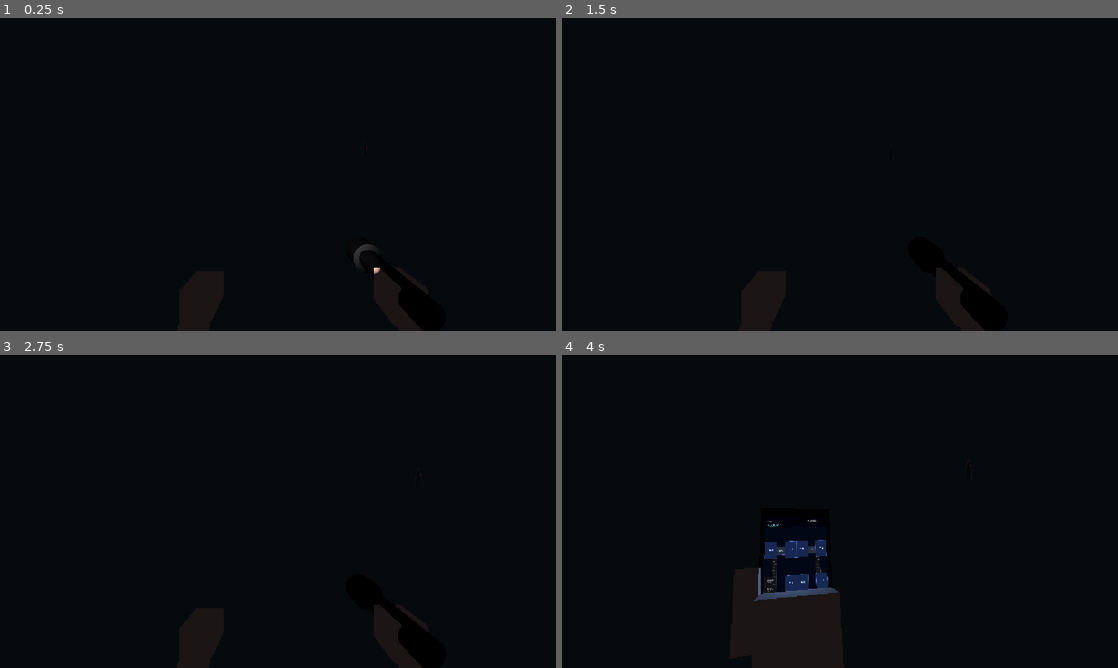
Above: before the commit, frames 1-4 (two rows, left to right).
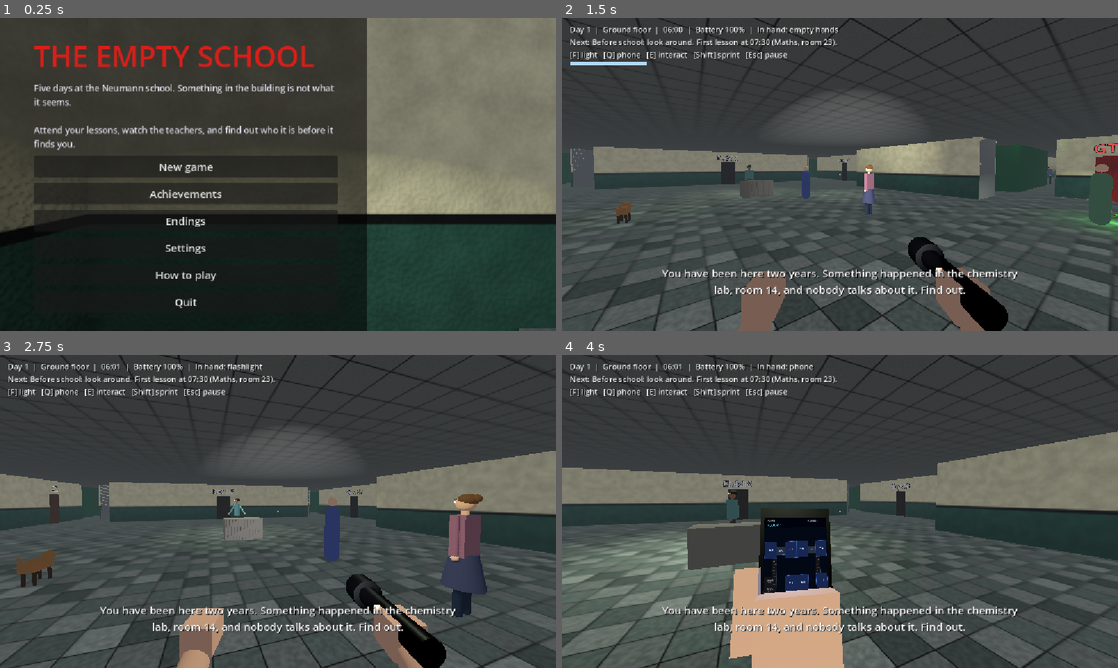
Above: after the commit, the same moments.

Repository: CsPS0/Neumann-Survival-Week
Game: Godot game, scene res://scenes/main.tscn
The game is run twice, just before and just after one commit, with the same random seed, the same clock (stepped at 60 frames per second) and the same inputs.
Inputs (mouse positions are in pixels of both pictures, inside the frame that each line leads up to):
- Up to frame 1 (0.25 s): no input
- Up to frame 2 (1.5 s): click (745, 168) at 0.5 s, where only the run after the commit has a clickable "New game"; tap Enter at 1.25 s; move the mouse to (867, 174) at 1.27 s; hold W (move_forward) from 1.28 s (still down); hold F (flashlight) from 1.28 s (still down)
- Up to frame 3 (2.75 s): keep holding W (move_forward); move the mouse to (250, 511) at 2.02 s; release F (flashlight) at 2.03 s; tap E (interact) at 2.1 s
- Up to frame 4 (4 s): keep holding W (move_forward); move the mouse to (851, 505) at 2.77 s; hold Q (phone) 2.78-3.53 s; move the mouse to (834, 517) at 3.52 s; tap Right (phone_floor_next) at 3.6 s

The runs differ from the first frame. In frame 1, 75% of the frame differs, in the area x 0-100%, y 0-100%; in frame 2, 98%; in frame 3, 98%; in frame 4, 96%.
Error before the commit: Parse Error: Preload file "res://scripts/staff.gd" does not exist. (res://scripts/teacher_npc.gd:6)

Commit message:
Let HORROR-GAME run from a fresh clone without staff.gd
staff_manager.gd and teacher_npc.gd preloaded the gitignored
scripts/staff.gd, so a clone failed to parse. They now get the roster
through staff_source.gd, which uses staff.gd when present and falls
back to the committed staff_placeholder.gd (invented names only).

The root .gitignore now lets HORROR-GAME/textures/*.jpg through, since
the game loads those textures at runtime.

Diff:
--- a/HORROR-GAME/scripts/staff_manager.gd
+++ b/HORROR-GAME/scripts/staff_manager.gd
@@ -3,7 +3,7 @@
 ## school days (before school, in lessons, in breaks). Lessons: the teacher of each nearby class stands in that class's
 ## room (the class's homeroom teacher where it has one). Breaks: each walks one corridor polyline. They never talk.
 
-const Staff := preload("res://scripts/staff.gd")
+static var Staff: GDScript = preload("res://scripts/staff_source.gd").roster()
 const Classes := preload("res://scripts/classes.gd")
 const FloorData := preload("res://scripts/floor_data.gd")
 const Lessons := preload("res://scripts/lessons.gd")
@@ -146,7 +146,7 @@
 
 ## The homeroom teacher of the class (or a random roster person) not used yet: [name, role label].
 func _person_for(class_id: String, used: Dictionary, rng: RandomNumberGenerator) -> Array:
-	var who := Staff.homeroom_teacher(class_id)
+	var who: String = Staff.homeroom_teacher(class_id)
 	if who == "" or used.has(who):
 		var pool: Array = []
 		for p: Array in Staff.ROSTER:
--- /dev/null
+++ b/HORROR-GAME/scripts/staff_placeholder.gd
@@ -0,0 +1,47 @@
+extends RefCounted
+## Stand-in for the gitignored scripts/staff.gd (see scripts/staff_source.gd). Every name here is invented and shares no
+## surname with the suspects in lessons.gd. Same shape as the real file: [name, role, subjects, homeroom class].
+
+const ROSTER := [
+	["Bárdos Kinga", "director", "matematika", ""],
+	["Csányi Lőrinc", "deputy", "angol nyelv", ""],
+	["Dombi Réka", "deputy", "magyar nyelv, irodalom", ""],
+	["Erdős Tamás", "specialist", "szakmai tárgyak", "11.a"],
+	["Gombos Viola", "specialist", "szakmai tárgyak", "9.c"],
+	["Hegyi Áron", "specialist", "szakmai tárgyak", ""],
+	["Juhász Nóra", "teacher", "történelem", "10.b"],
+	["Kende Balázs", "teacher", "fizika", ""],
+	["Lengyel Dóra", "teacher", "matematika", "9.a"],
+	["Mohácsi Gergő", "teacher", "testnevelés", ""],
+	["Nemes Panna", "teacher", "német nyelv", "11.c"],
+	["Orbán Csaba", "teacher", "informatika", ""],
+	["Rácz Emese", "teacher", "biológia", ""],
+	["Sárközi Dávid", "teacher", "kémia", ""],
+	["Tóth Lilla", "support", "", ""],
+	["Vincze Ottó", "support", "", ""],
+]
+
+## Gender tags for the invented names above and the eight suspects in lessons.gd.
+const GENDER := {
+	"Bárdos Kinga": "f", "Csányi Lőrinc": "m", "Dombi Réka": "f", "Erdős Tamás": "m", "Gombos Viola": "f",
+	"Hegyi Áron": "m", "Juhász Nóra": "f", "Kende Balázs": "m", "Lengyel Dóra": "f", "Mohácsi Gergő": "m",
+	"Nemes Panna": "f", "Orbán Csaba": "m", "Rácz Emese": "f", "Sárközi Dávid": "m", "Tóth Lilla": "f",
+	"Vincze Ottó": "m",
+	"Kárpáti Lajos": "m", "Dr. Szentgyörgyi Aranka": "f", "Halmos Ervin": "m", "Vörös Ildikó": "f",
+	"Pásztor Margit": "f", "Ónodi Bence": "m", "Fekete Zsombor": "m", "Lázár Tivadar": "m",
+}
+
+
+## The homeroom teacher of the class, or "" when it has none.
+static func homeroom_teacher(class_id: String) -> String:
+	for p: Array in ROSTER:
+		if p[3] == class_id:
+			return p[0]
+	return ""
+
+
+## "f" or "m" for a known name, else a stable guess from the name.
+static func gender_of(person: String) -> String:
+	if GENDER.has(person):
+		return GENDER[person]
+	return "f" if person.hash() % 2 == 0 else "m"
--- /dev/null
+++ b/HORROR-GAME/scripts/staff_source.gd
@@ -0,0 +1,14 @@
+extends RefCounted
+## Picks the staff roster script: the real one (scripts/staff.gd, gitignored, 79 real names) when it exists, else the
+## committed scripts/staff_placeholder.gd with invented names, so a fresh clone still opens and runs.
+
+const REAL := "res://scripts/staff.gd"
+const PLACEHOLDER := "res://scripts/staff_placeholder.gd"
+
+static var _roster: GDScript
+
+
+static func roster() -> GDScript:
+	if _roster == null:
+		_roster = load(REAL if ResourceLoader.exists(REAL) else PLACEHOLDER)
+	return _roster
--- a/HORROR-GAME/scripts/teacher_npc.gd
+++ b/HORROR-GAME/scripts/teacher_npc.gd
@@ -3,7 +3,7 @@
 ## building at dusk. Navigates with the shared navmesh; passes through doors (layer 8) and opens them.
 
 const SoundBank := preload("res://scripts/sound_bank.gd")
-const Staff := preload("res://scripts/staff.gd")
+static var Staff: GDScript = preload("res://scripts/staff_source.gd").roster()
 
 var npc_name := "Teacher"
 var shirt_colour := Color(0.3, 0.3, 0.5)
Not shown, added: HORROR-GAME/scripts/staff_placeholder.gd.uid
Not shown, added: HORROR-GAME/scripts/staff_source.gd.uid
Not shown, changed: .gitignore
